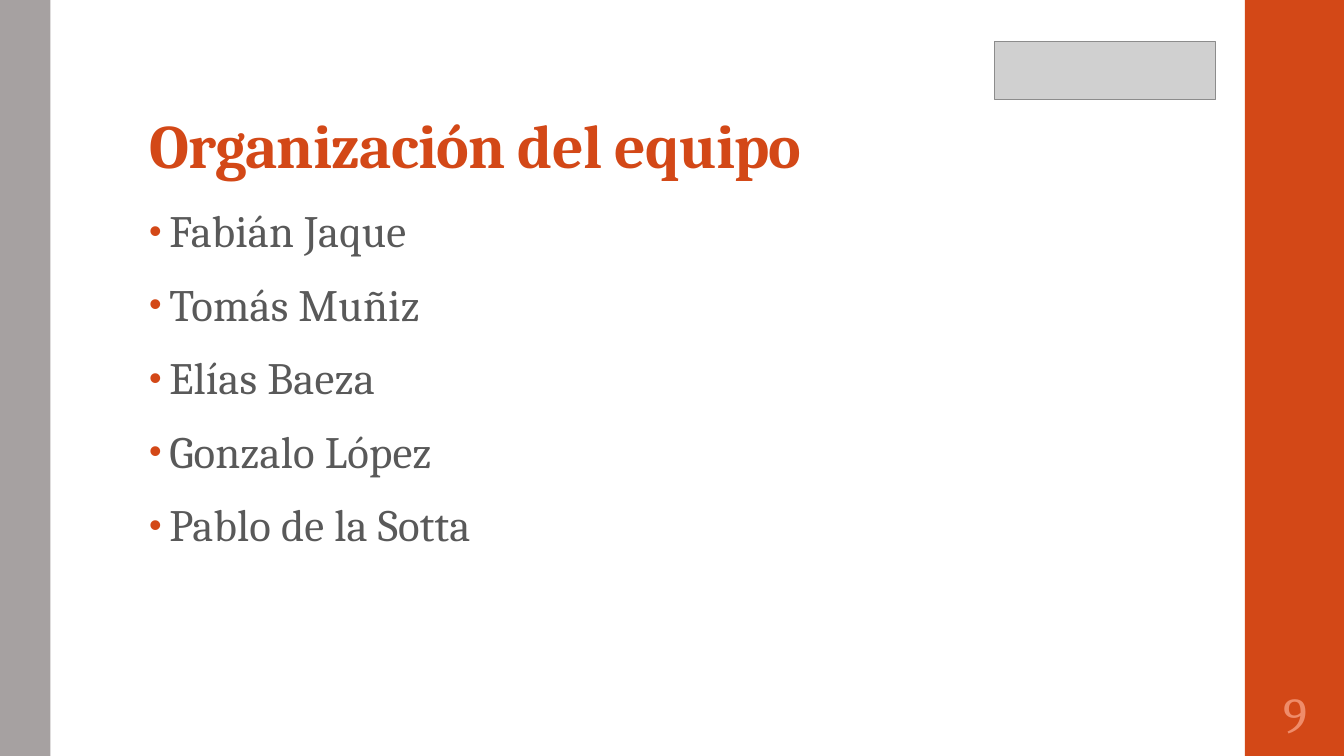
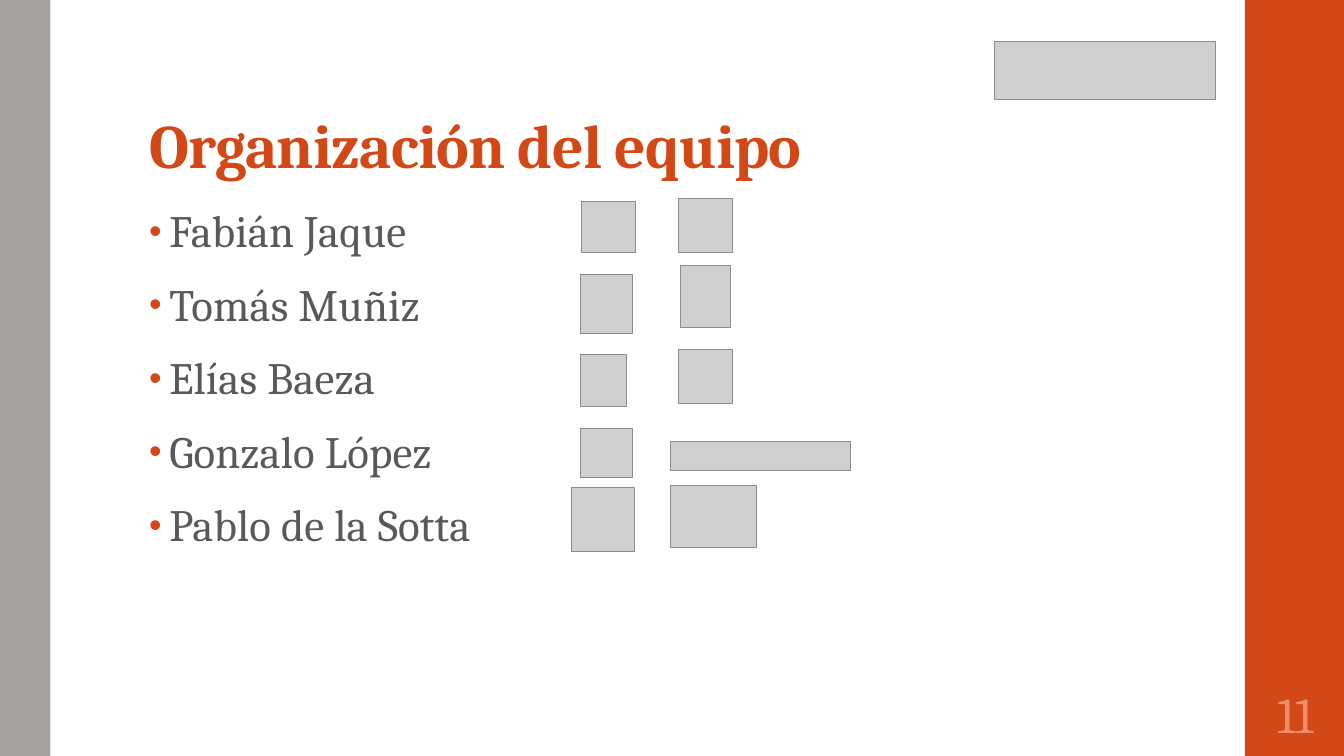
Before and after one commit to portafolio2016/hipocrates, a slide deck: slide 12 of presentación segunda iteración.pptx (slide 10 before the commit). Drawn at 1344x756 pixels with LibreOffice and Linux fonts; fonts in the diff are those of the drawing; grey boxes stand for pictures. Boxes give left, top, right and bottom in pixels: in the first picture for what was removed or moved away, otherwise in the second. Text is boxed around its words. In the diff, an @@ line names an element or a change of style, - is before the commit and + after.

```diff
--- a/presentación segunda iteración.pptx
+++ b/presentación segunda iteración.pptx
@@ picture added at [582, 202, 636, 253] @@
@@ picture added at [679, 199, 733, 253] @@
@@ picture added at [681, 265, 731, 328] @@
@@ picture added at [581, 275, 632, 334] @@
@@ picture added at [581, 355, 627, 406] @@
@@ picture added at [679, 350, 733, 404] @@
@@ picture added at [581, 429, 632, 478] @@
@@ picture added at [670, 442, 851, 471] @@
@@ picture added at [572, 488, 635, 552] @@
@@ picture added at [670, 486, 757, 547] @@
@@ page number at [1277, 699, 1313, 733]: text changed @@
-9
+11
```
Also in this commit, not shown: 9 other slides changed, 2 slides added, 1 slide removed, 1 other file.
